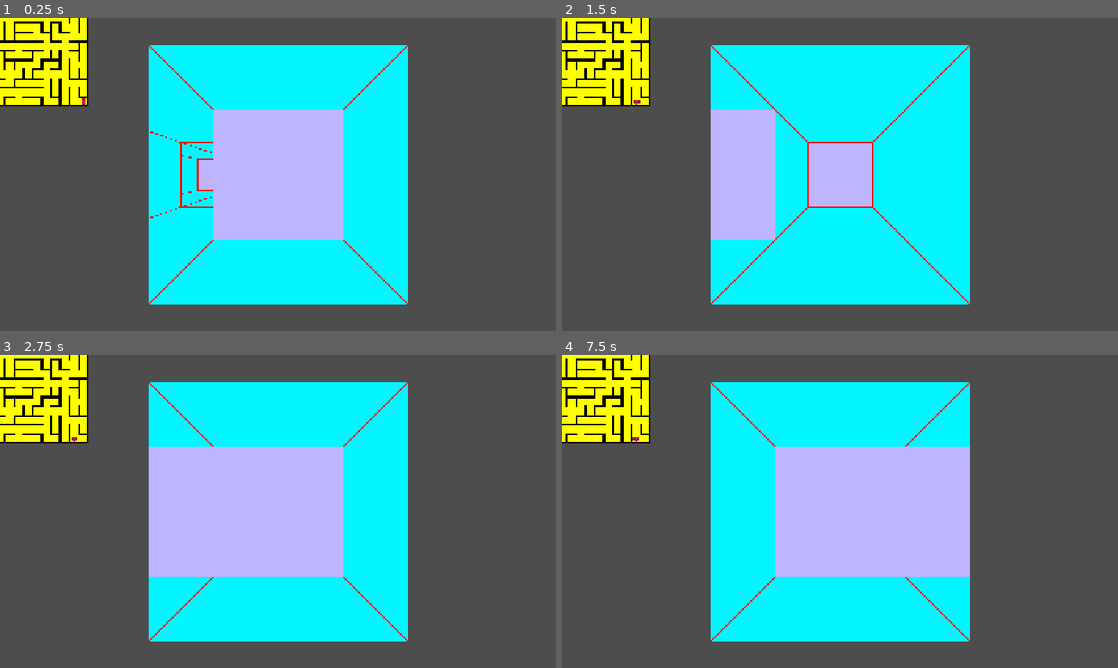
Above: before the commit, frames 1-4 (two rows, left to right).
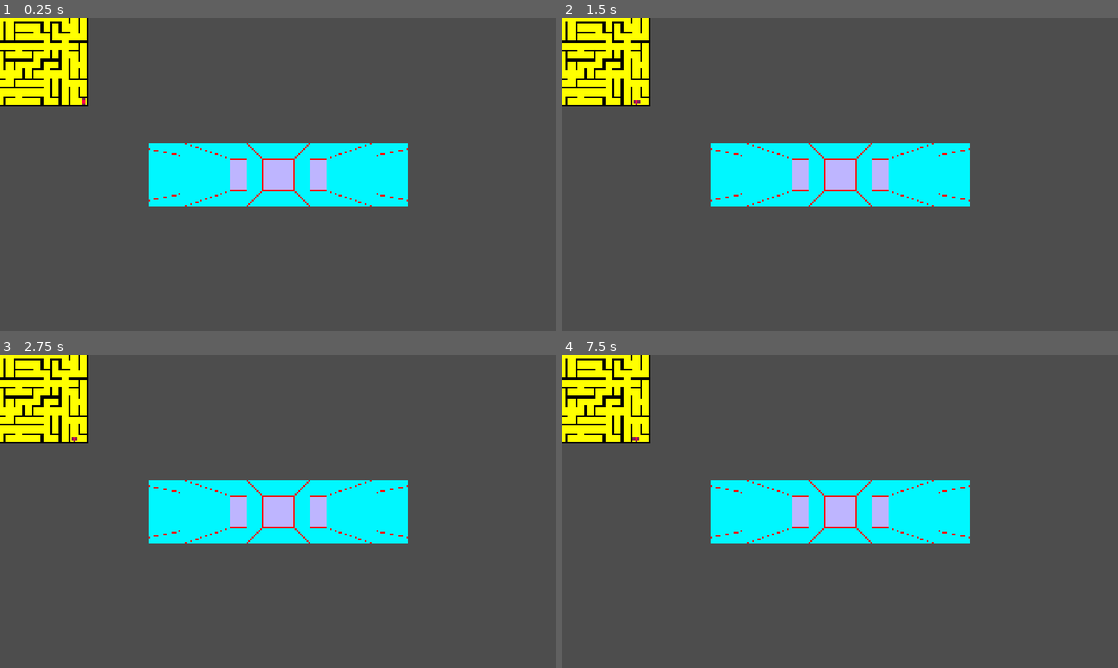
Above: after the commit, the same moments.

Repository: sym-z/arm-to-the-teeth
Game: Godot game, scene res://scenes/testing_level/testing_level.tscn
The game is run twice, just before and just after one commit, with the same random seed, the same clock (stepped at 60 frames per second) and the same inputs. The project has no main scene, so this scene is started directly.
Inputs:
- Up to frame 1 (0.25 s): no input
- Up to frame 2 (1.5 s): tap Enter at 0.5 s; hold D (turn_right) 0.53-1.28 s; tap Space at 1.25 s; hold S (move_back) from 1.28 s (still down)
- Up to frame 3 (2.75 s): tap Enter at 2 s; release S (move_back) at 2.03 s; hold D (turn_right) from 2.03 s (still down)
- Up to frame 4 (7.5 s): tap Space at 2.75, 4.25 s; release D (turn_right) at 2.78 s; hold W (move_forward) 2.78-3.53 s; tap Enter at 3.5 s; hold A (turn_left) 3.53-5.03 s; hold S (move_back) 5.03-5.78 s; hold D (turn_right) 5.78-6.53 s; hold W (move_forward) 6.53-7.28 s; hold D (turn_right) from 7.28 s (still down)

The runs differ from the first frame. In frame 1, 33% of the frame differs, in the area x 26-74%, y 8-92%; in frame 2, 34%; in frame 3, 35%; in frame 4, 35%.

Commit message:
frames adjusted to have bigger walls with correct perspective

Diff:
--- a/src/prefabs/dungeon_viewport/dungeon_viewport.tscn
+++ b/src/prefabs/dungeon_viewport/dungeon_viewport.tscn
@@ -10,10 +10,10 @@
 [ext_resource type="Texture2D" uid="uid://b6fxor673oi5f" path="res://assets/visual/prototype_renderer/d0_center_v2.png" id="3_sishi"]
 [ext_resource type="Texture2D" uid="uid://crop653noayvo" path="res://assets/visual/prototype_renderer/d2_farther_center.png" id="3_ugiy4"]
 [ext_resource type="Texture2D" uid="uid://csflha2hpbi3f" path="res://assets/visual/prototype_renderer/d1_side.png" id="4_o1322"]
-[ext_resource type="Texture2D" uid="uid://o5fbcjle2xx3" path="res://assets/visual/prototype_renderer/d2_farther_side.png" id="4_ugiy4"]
 [ext_resource type="Texture2D" uid="uid://beuabijdjaxqw" path="res://assets/visual/prototype_renderer/d2_far_center.png" id="5_erokt"]
-[ext_resource type="Texture2D" uid="uid://bbpfyffbot6p7" path="res://assets/visual/prototype_renderer/d2_far_side.png" id="5_i3d71"]
+[ext_resource type="Texture2D" uid="uid://5dtis4bcqvb6" path="res://assets/visual/prototype_renderer/d2_big_farther.png" id="5_i3d71"]
 [ext_resource type="Texture2D" uid="uid://drdm7bjxyj6cq" path="res://assets/visual/prototype_renderer/d2_side.png" id="6_erokt"]
+[ext_resource type="Texture2D" uid="uid://5bhwdtvrlgug" path="res://assets/visual/prototype_renderer/d2_big_far.png" id="7_erokt"]
 
 [sub_resource type="AtlasTexture" id="AtlasTexture_74po6"]
 atlas = ExtResource("2_i3d71")
@@ -187,16 +187,12 @@
 }]
 
 [sub_resource type="AtlasTexture" id="AtlasTexture_rqcx1"]
-atlas = ExtResource("4_ugiy4")
-region = Rect2(0, 0, 56, 224)
+atlas = ExtResource("5_i3d71")
+region = Rect2(0, 0, 167, 224)
 
 [sub_resource type="AtlasTexture" id="AtlasTexture_nhoon"]
-atlas = ExtResource("4_ugiy4")
-region = Rect2(56, 0, 56, 224)
-
-[sub_resource type="AtlasTexture" id="AtlasTexture_6b30m"]
-atlas = ExtResource("4_ugiy4")
-region = Rect2(112, 0, 56, 224)
+atlas = ExtResource("5_i3d71")
+region = Rect2(167, 0, 167, 224)
 
 [sub_resource type="SpriteFrames" id="SpriteFrames_t381n"]
 animations = [{
@@ -206,9 +202,6 @@
 }, {
 "duration": 1.0,
 "texture": SubResource("AtlasTexture_nhoon")
-}, {
-"duration": 1.0,
-"texture": SubResource("AtlasTexture_6b30m")
 }],
 "loop": true,
 "name": &"default",
@@ -237,29 +230,22 @@
 "speed": 5.0
 }]
 
+[sub_resource type="AtlasTexture" id="AtlasTexture_6b30m"]
+atlas = ExtResource("7_erokt")
+region = Rect2(0, 0, 171, 224)
+
 [sub_resource type="AtlasTexture" id="AtlasTexture_3pbmv"]
-atlas = ExtResource("5_i3d71")
-region = Rect2(0, 0, 56, 224)
-
-[sub_resource type="AtlasTexture" id="AtlasTexture_v0swb"]
-atlas = ExtResource("5_i3d71")
-region = Rect2(56, 0, 56, 224)
-
-[sub_resource type="AtlasTexture" id="AtlasTexture_oulyq"]
-atlas = ExtResource("5_i3d71")
-region = Rect2(112, 0, 56, 224)
+atlas = ExtResource("7_erokt")
+region = Rect2(171, 0, 171, 224)
 
 [sub_resource type="SpriteFrames" id="SpriteFrames_i4kcg"]
 animations = [{
 "frames": [{
 "duration": 1.0,
+"texture": SubResource("AtlasTexture_6b30m")
+}, {
+"duration": 1.0,
 "texture": SubResource("AtlasTexture_3pbmv")
-}, {
-"duration": 1.0,
-"texture": SubResource("AtlasTexture_v0swb")
-}, {
-"duration": 1.0,
-"texture": SubResource("AtlasTexture_oulyq")
 }],
 "loop": true,
 "name": &"default",
@@ -412,35 +398,6 @@
 "speed": 5.0
 }]
 
-[sub_resource type="AtlasTexture" id="AtlasTexture_81ad4"]
-atlas = ExtResource("5_i3d71")
-region = Rect2(0, 0, 56, 224)
-
-[sub_resource type="AtlasTexture" id="AtlasTexture_u3n7r"]
-atlas = ExtResource("5_i3d71")
-region = Rect2(56, 0, 56, 224)
-
-[sub_resource type="AtlasTexture" id="AtlasTexture_ptq6m"]
-atlas = ExtResource("5_i3d71")
-region = Rect2(112, 0, 56, 224)
-
-[sub_resource type="SpriteFrames" id="SpriteFrames_n2srb"]
-animations = [{
-"frames": [{
-"duration": 1.0,
-"texture": SubResource("AtlasTexture_81ad4")
-}, {
-"duration": 1.0,
-"texture": SubResource("AtlasTexture_u3n7r")
-}, {
-"duration": 1.0,
-"texture": SubResource("AtlasTexture_ptq6m")
-}],
-"loop": true,
-"name": &"default",
-"speed": 5.0
-}]
-
 [sub_resource type="AtlasTexture" id="AtlasTexture_i4kcg"]
 atlas = ExtResource("3_ugiy4")
 region = Rect2(0, 0, 112, 224)
@@ -463,35 +420,6 @@
 "speed": 5.0
 }]
 
-[sub_resource type="AtlasTexture" id="AtlasTexture_l75dw"]
-atlas = ExtResource("4_ugiy4")
-region = Rect2(0, 0, 56, 224)
-
-[sub_resource type="AtlasTexture" id="AtlasTexture_b80o7"]
-atlas = ExtResource("4_ugiy4")
-region = Rect2(56, 0, 56, 224)
-
-[sub_resource type="AtlasTexture" id="AtlasTexture_gv4ay"]
-atlas = ExtResource("4_ugiy4")
-region = Rect2(112, 0, 56, 224)
-
-[sub_resource type="SpriteFrames" id="SpriteFrames_yjh2r"]
-animations = [{
-"frames": [{
-"duration": 1.0,
-"texture": SubResource("AtlasTexture_l75dw")
-}, {
-"duration": 1.0,
-"texture": SubResource("AtlasTexture_b80o7")
-}, {
-"duration": 1.0,
-"texture": SubResource("AtlasTexture_gv4ay")
-}],
-"loop": true,
-"name": &"default",
-"speed": 5.0
-}]
-
 [sub_resource type="AtlasTexture" id="AtlasTexture_blei6"]
 atlas = ExtResource("2_4saro")
 region = Rect2(0, 0, 56, 224)
@@ -515,6 +443,50 @@
 }, {
 "duration": 1.0,
 "texture": SubResource("AtlasTexture_4qr78")
+}],
+"loop": true,
+"name": &"default",
+"speed": 5.0
+}]
+
+[sub_resource type="AtlasTexture" id="AtlasTexture_v0swb"]
+atlas = ExtResource("5_i3d71")
+region = Rect2(0, 0, 167, 224)
+
+[sub_resource type="AtlasTexture" id="AtlasTexture_oulyq"]
+atlas = ExtResource("5_i3d71")
+region = Rect2(167, 0, 167, 224)
+
+[sub_resource type="SpriteFrames" id="SpriteFrames_yjh2r"]
+animations = [{
+"frames": [{
+"duration": 1.0,
+"texture": SubResource("AtlasTexture_v0swb")
+}, {
+"duration": 1.0,
+"texture": SubResource("AtlasTexture_oulyq")
+}],
+"loop": true,
+"name": &"default",
+"speed": 5.0
+}]
+
+[sub_resource type="AtlasTexture" id="AtlasTexture_81ad4"]
+atlas = ExtResource("7_erokt")
+region = Rect2(0, 0, 171, 224)
+
+[sub_resource type="AtlasTexture" id="AtlasTexture_u3n7r"]
+atlas = ExtResource("7_erokt")
+region = Rect2(171, 0, 171, 224)
+
+[sub_resource type="SpriteFrames" id="SpriteFrames_n2srb"]
+animations = [{
+"frames": [{
+"duration": 1.0,
+"texture": SubResource("AtlasTexture_81ad4")
+}, {
+"duration": 1.0,
+"texture": SubResource("AtlasTexture_u3n7r")
 }],
 "loop": true,
 "name": &"default",
@@ -797,6 +769,7 @@
 d1_f_right = NodePath("Distance 1/Far Right Wall")
 
 [node name="Vision Bounds" type="AnimatedSprite2D" parent="."]
+visible = false
 position = Vector2(960, 540)
 sprite_frames = SubResource("SpriteFrames_wqhcc")
 autoplay = "default"
@@ -812,7 +785,7 @@
 sprite_frames = SubResource("SpriteFrames_r04a5")
 
 [node name="Farther Left Wall" type="AnimatedSprite2D" parent="Distance 2"]
-position = Vector2(652, 540)
+position = Vector2(596, 540)
 sprite_frames = SubResource("SpriteFrames_t381n")
 
 [node name="Far Left Center Wall" type="AnimatedSprite2D" parent="Distance 2"]
@@ -820,7 +793,7 @@
 sprite_frames = SubResource("SpriteFrames_ruofl")
 
 [node name="Far Left Wall" type="AnimatedSprite2D" parent="Distance 2"]
-position = Vector2(764, 540)
+position = Vector2(707, 540)
 sprite_frames = SubResource("SpriteFrames_i4kcg")
 
 [node name="Left Center Wall" type="AnimatedSprite2D" parent="Distance 2"]
@@ -849,27 +822,28 @@
 sprite_frames = SubResource("SpriteFrames_dyxka")
 flip_h = true
 
-[node name="Far Right Wall" type="AnimatedSprite2D" parent="Distance 2"]
-position = Vector2(1156, 540)
-sprite_frames = SubResource("SpriteFrames_n2srb")
-flip_h = true
-
 [node name="Farther Right Center Wall" type="AnimatedSprite2D" parent="Distance 2"]
 position = Vector2(1296, 540)
 sprite_frames = SubResource("SpriteFrames_3gdbf")
 flip_h = true
 
-[node name="Farther Right Wall" type="AnimatedSprite2D" parent="Distance 2"]
-position = Vector2(1268, 540)
-sprite_frames = SubResource("SpriteFrames_yjh2r")
-flip_h = true
-
 [node name="Farthest Right Wall" type="AnimatedSprite2D" parent="Distance 2"]
 position = Vector2(1380, 540)
 sprite_frames = SubResource("SpriteFrames_1u8wi")
 flip_h = true
 
+[node name="Farther Right Wall" type="AnimatedSprite2D" parent="Distance 2"]
+position = Vector2(1325, 540)
+sprite_frames = SubResource("SpriteFrames_yjh2r")
+flip_h = true
+
+[node name="Far Right Wall" type="AnimatedSprite2D" parent="Distance 2"]
+position = Vector2(1213, 540)
+sprite_frames = SubResource("SpriteFrames_n2srb")
+flip_h = true
+
 [node name="Distance 1" type="Node2D" parent="."]
+visible = false
 
 [node name="Far Left Wall" type="AnimatedSprite2D" parent="Distance 1"]
 position = Vector2(568, 540)
@@ -902,6 +876,7 @@
 flip_h = true
 
 [node name="Distance 0" type="Node2D" parent="."]
+visible = false
 
 [node name="Left Wall" type="AnimatedSprite2D" parent="Distance 0"]
 position = Vector2(512, 92)
Binary file added: src/assets/visual/prototype_renderer/d2_big_far.ase
Binary file added: src/assets/visual/prototype_renderer/d2_big_far.png
Not shown, added: src/assets/visual/prototype_renderer/d2_big_far.png.import
Binary file added: src/assets/visual/prototype_renderer/d2_big_farther.ase
Binary file added: src/assets/visual/prototype_renderer/d2_big_farther.png
Not shown, added: src/assets/visual/prototype_renderer/d2_big_farther.png.import
Not shown: 1 places in src/prefabs/dungeon_viewport/dungeon_viewport.tscn that only renumber resources
